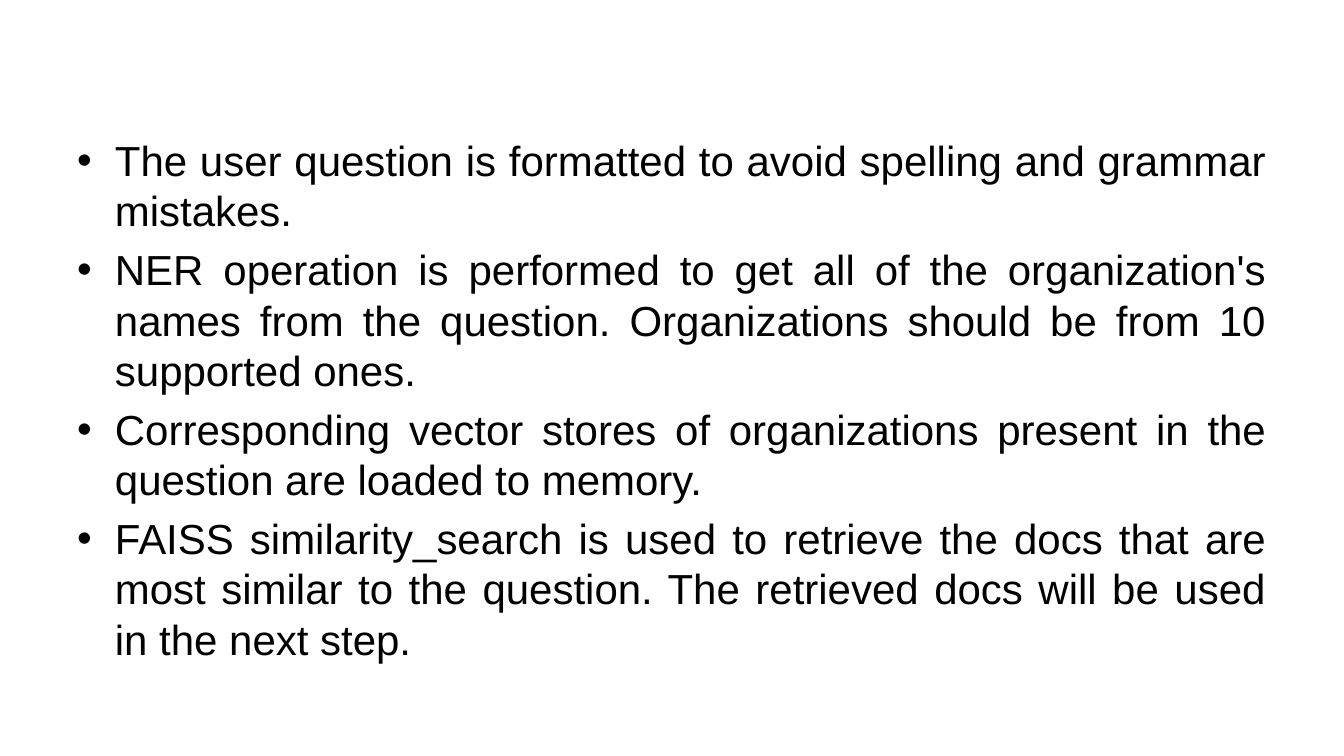
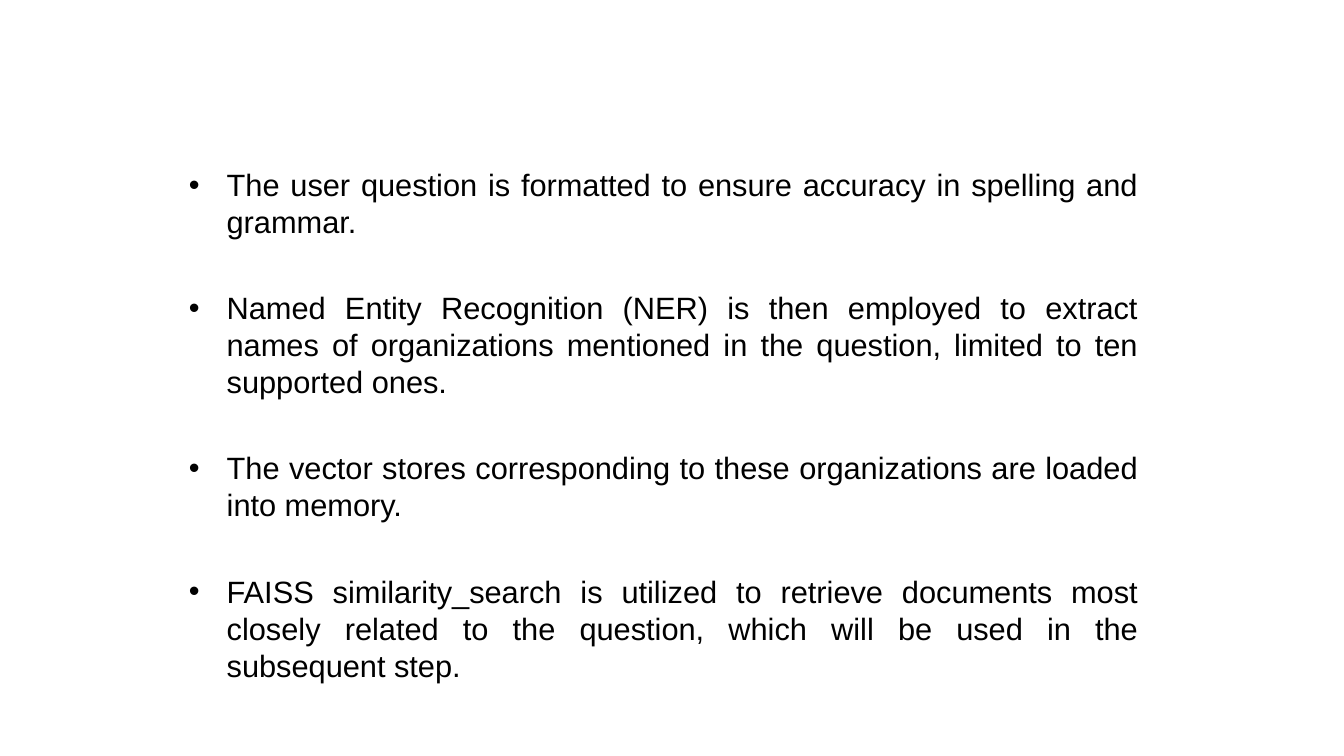
Before and after one commit to rgkannan676/Financial_Q-A_Chatbot, a slide deck: slide 9 of Kannan_QA_Chatbot_Assignment.pptx (slide 8 before the commit). Drawn at 1344x756 pixels with LibreOffice and Linux fonts; fonts in the diff are those of the drawing; background and template pictures are left out. Boxes give left, top, right and bottom in pixels: in the first picture for what was removed or moved away, otherwise in the second. Text is boxed around its words. In the diff, an @@ line names an element or a change of style, - is before the commit and + after.

```diff
--- a/Kannan_QA_Chatbot_Assignment.pptx
+++ b/Kannan_QA_Chatbot_Assignment.pptx
@@ text at <box>227,173,1138,645</box>: text changed; size 30 to 22 pt @@
-• The user question is formatted to avoid spelling and grammar mistakes.
-• NER operation is performed to get all of the organization's names from the question. Organizations should be from 10 supported ones.
-• Corresponding vector stores of organizations present in the question are loaded to memory.
-• FAISS similarity_search is used to retrieve the docs that are most similar to the question. The retrieved docs will be used in the next step.
+• The user question is formatted to ensure accuracy in spelling and grammar.
+• Named Entity Recognition (NER) is then employed to extract names of organizations mentioned in the question, limited to ten supported ones.
+• The vector stores corresponding to these organizations are loaded into memory.
+• FAISS similarity_search is utilized to retrieve documents most closely related to the question, which will be used in the subsequent step.
```
Also in this commit, not shown: 11 other slides changed, 5 slides added, 3 slides removed, 2 other files.
